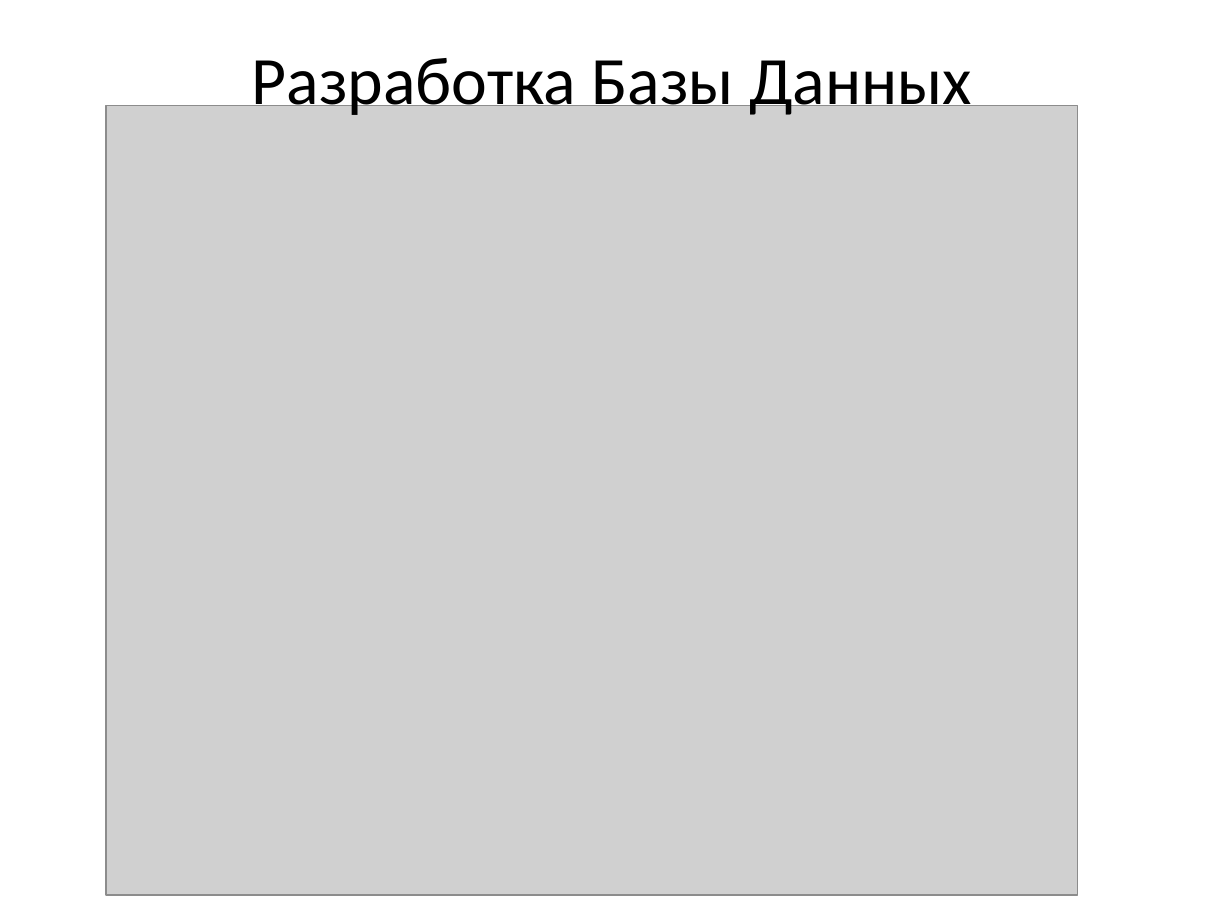
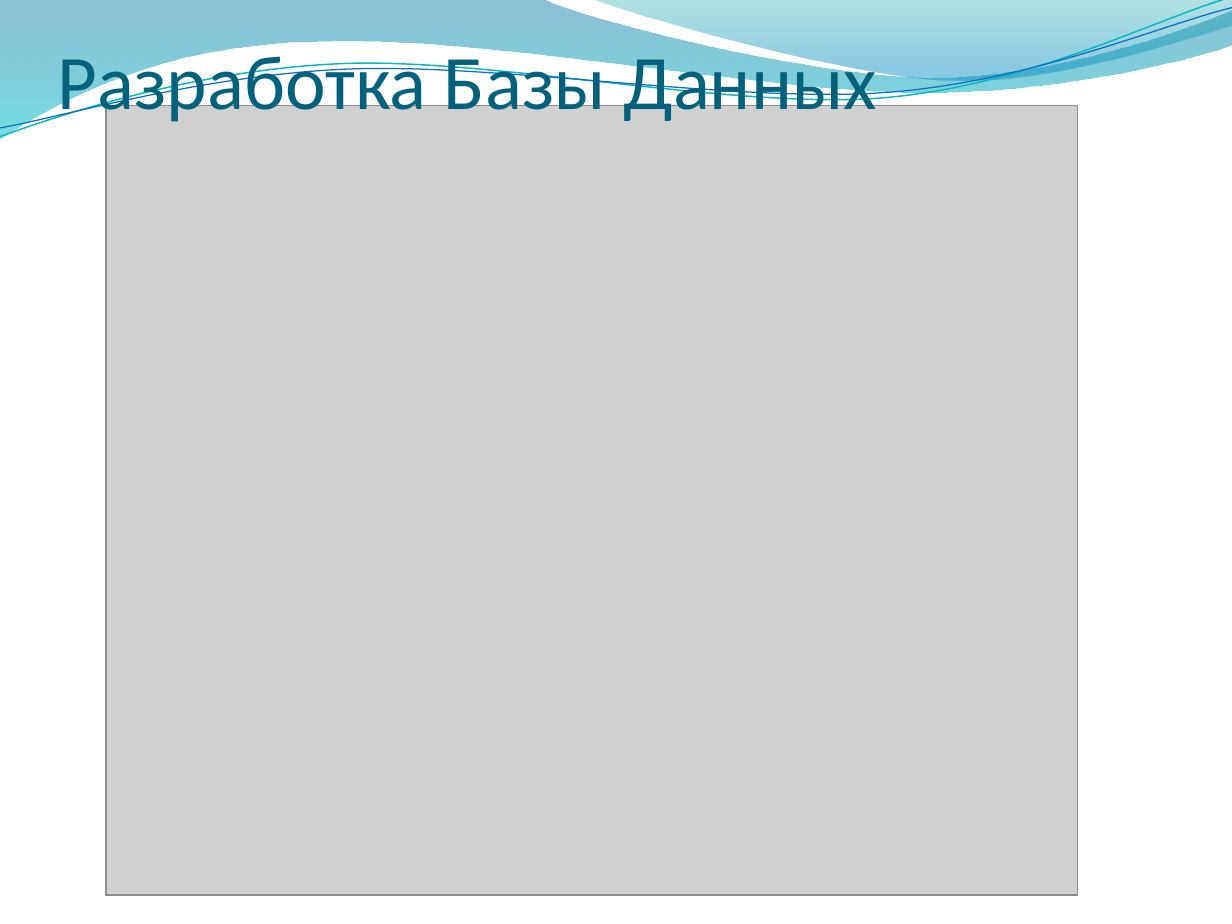
Before and after one commit to stden/diplomx, a slide deck: slide 8 of Шустров Александр Борисович/Презентация - Шустров Александр Борисович.pptx (slide 6 before the commit). Drawn at 1232x924 pixels with LibreOffice and Linux fonts; fonts in the diff are those of the drawing; grey boxes stand for pictures; background and template pictures are left out. Boxes give left, top, right and bottom in pixels: in the first picture for what was removed or moved away, otherwise in the second. Text is boxed around its words. In the diff, an @@ line names an element or a change of style, - is before the commit and + after.

```diff
--- a/Шустров Александр Борисович/Презентация - Шустров Александр Борисович.pptx
+++ b/Шустров Александр Борисович/Презентация - Шустров Александр Борисович.pptx
@@ freeform shape added at bbox=[0, 0, 1232, 139], fill gradient #0074A1 to #00C6CF @@
@@ freeform shape added at bbox=[0, 0, 1232, 144], outline #0AB8BF 0.85 pt @@
@@ freeform shape added at bbox=[0, 8, 1232, 137], outline #0F6FC6 0.75 pt @@
@@ title "Разработка Базы Данных" at bbox=[58, 45, 876, 127]: size 39.6 to 45 pt, text colour #000000 to #04617B; alignment centre to left; vertical alignment middle to bottom @@
@@ freeform shape added at bbox=[590, 0, 1232, 85], fill gradient #00A1A9 to #008BBF @@
```
Also in this commit, not shown: 10 other slides changed, 2 slides added, 5 other files.
